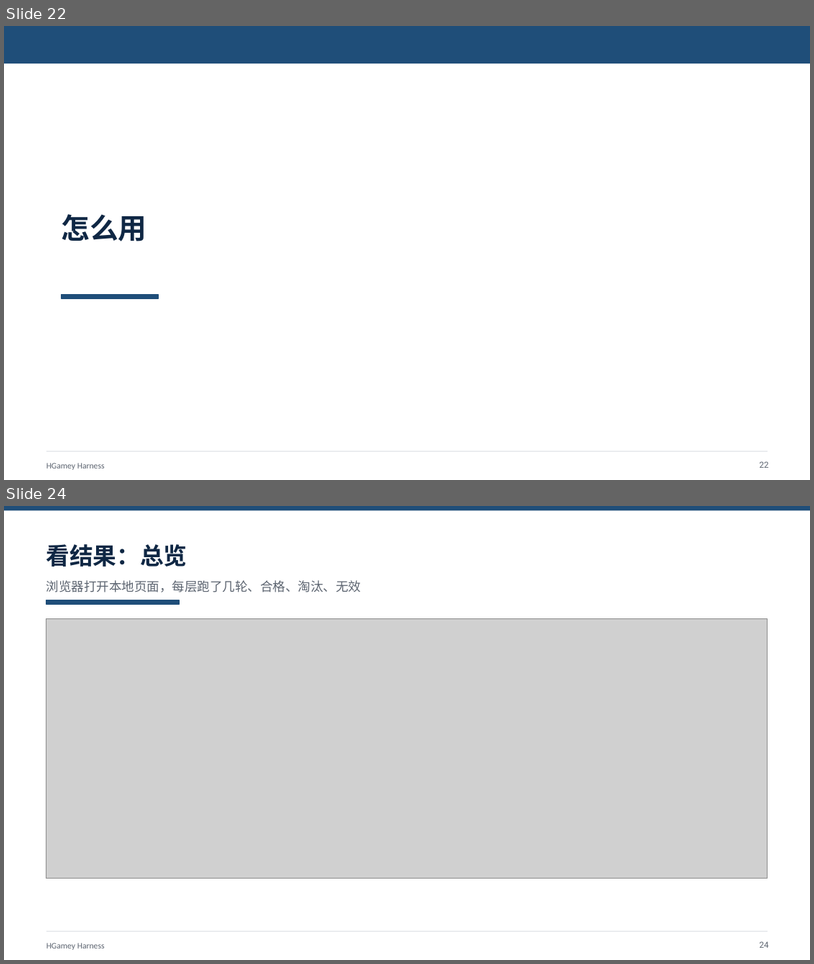
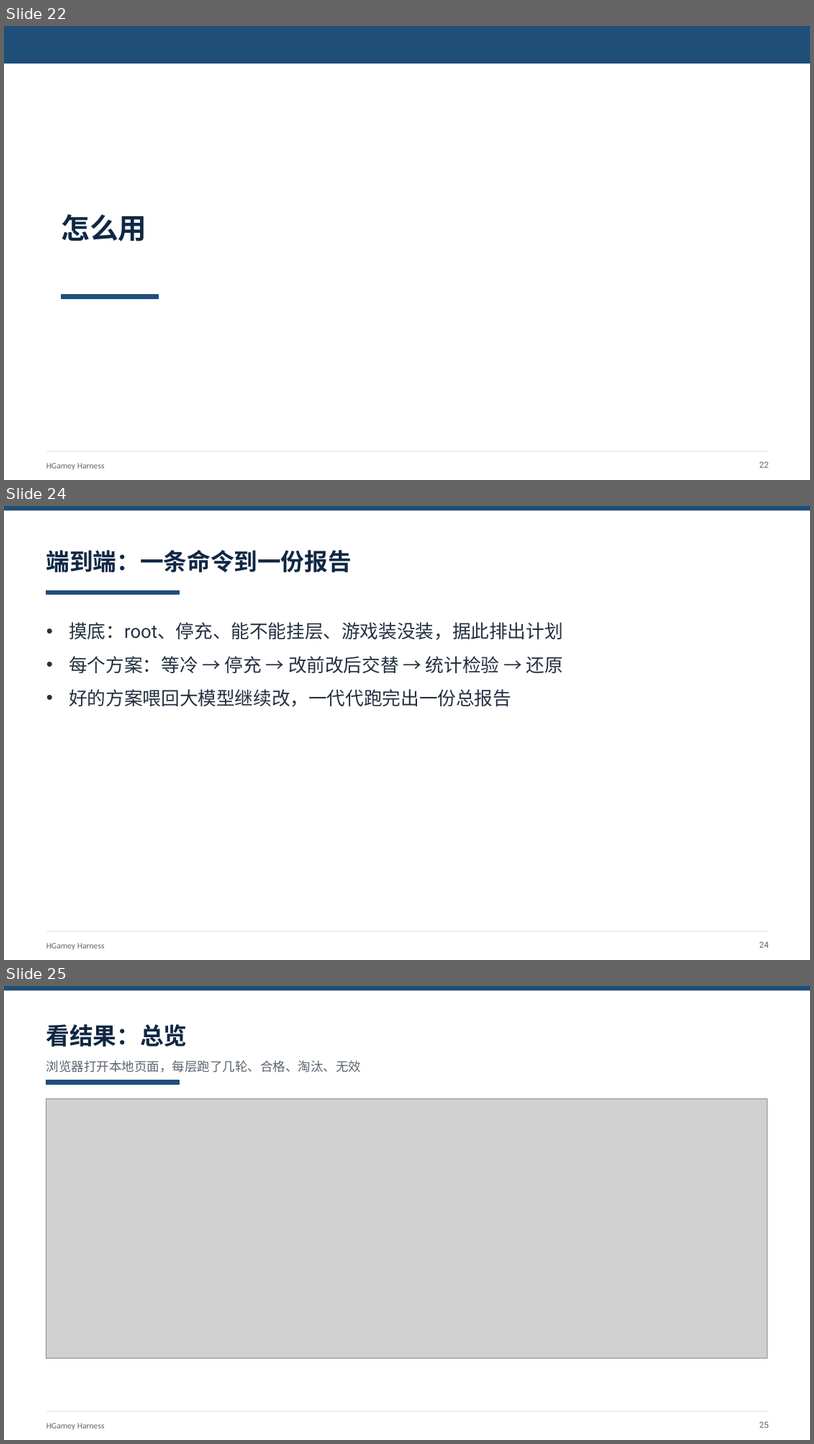
Before and after one commit to HGamey/docs, a slide deck: slides/2026-09-24-HGamey-Harness.pptx. Shown one above the other, each under a label of ours: slides 22 and 24 before the commit, slides 22, 24 and 25 after it; the slides between them are not shown. The pictures are 814x964 and 814x1444 pixels, drawn with LibreOffice and Linux fonts; fonts in the diff are those of the drawing; grey boxes stand for pictures. Boxes give left, top, right and bottom in pixels: in the first picture for what was removed or moved away, otherwise in the second. Text is boxed around its words. In the diff, an @@ line names an element or a change of style, - is before the commit and + after.

Commit message:
PPT：一句话启动改为完整端到端叙事，新增「端到端：一条命令到一份报告」，更新「接下来」

```diff
--- a/slides/2026-09-24-HGamey-Harness.pptx
+++ b/slides/2026-09-24-HGamey-Harness.pptx
@@ slide 24 added at bbox=[4, 506, 810, 960], background #FFFFFF; not listed: 3 template elements that a slide beside it also shows @@
@@ text added at bbox=[46, 550, 352, 572], 28 pt, text #0F2744, bold @@
+端到端：一条命令到一份报告
@@ rectangle added at bbox=[46, 591, 180, 595], fill #1F4E79, outline #1F4E79 1 pt @@
@@ text added at bbox=[69, 622, 563, 707], 22 pt, text #243040 @@
+• 摸底：root、停充、能不能挂层、游戏装没装，据此排出计划
+• 每个方案：等冷 → 停充 → 改前改后交替 → 统计检验 → 还原
+• 好的方案喂回大模型继续改，一代代跑完出一份总报告
@@ page number added at bbox=[760, 941, 769, 947], 10 pt, text #5C6470 @@
+24
@@ what was slide 24 is now slide 25 @@
@@ page number at bbox=[760, 1421, 769, 1427]: text changed @@
-24
+25
```
Also in this commit, not shown: 2 slides changed.
